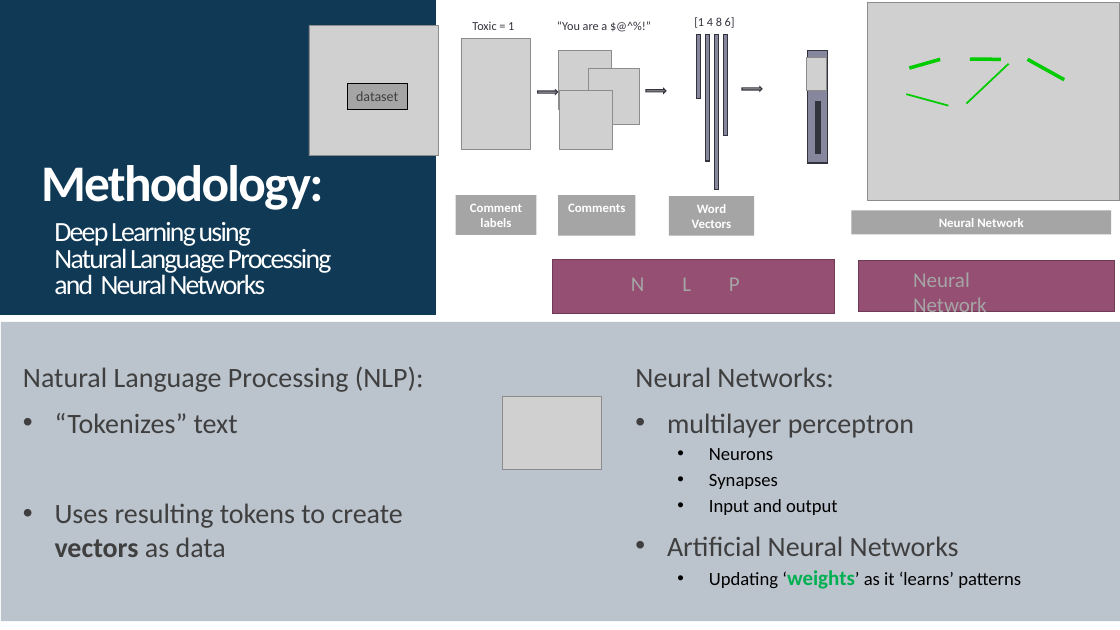
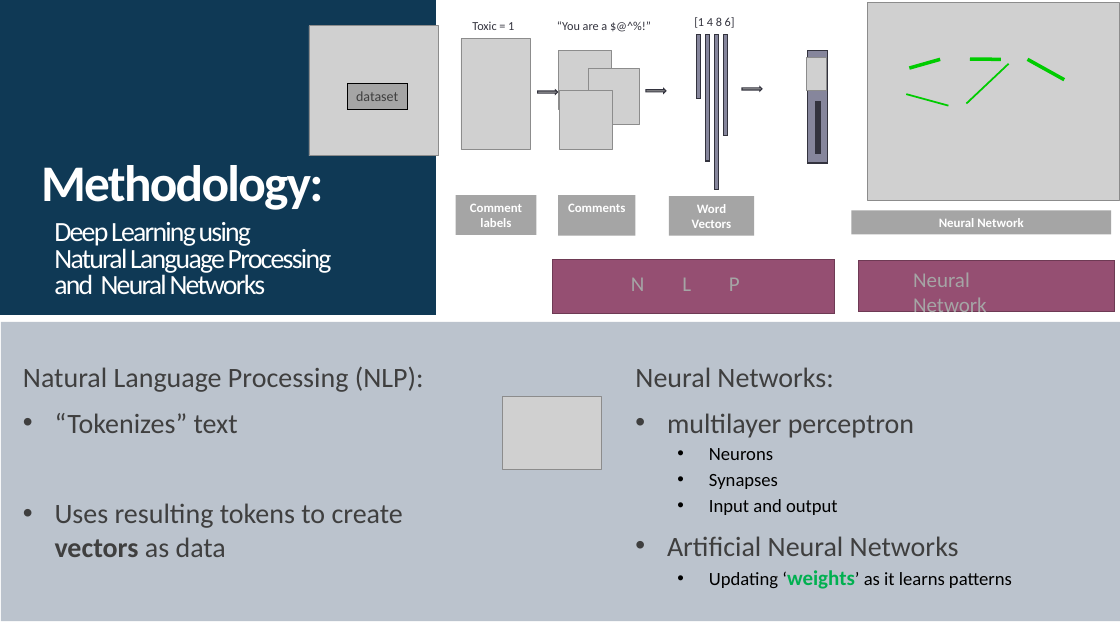
Before and after one commit to andiosika/NLP-to-identify-toxic-or-abusive-language-for-online-conversation-using-Keras-Deep-Learning-Models, a slide deck: slide 6 of NonToxic_Communication.pptx. Drawn at 1120x630 pixels with LibreOffice and Linux fonts; fonts in the diff are those of the drawing; grey boxes stand for pictures. Boxes give left, top, right and bottom in pixels: in the first picture for what was removed or moved away, otherwise in the second. Text is boxed around its words. In the diff, an @@ line names an element or a change of style, - is before the commit and + after.

```diff
--- a/NonToxic_Communication.pptx
+++ b/NonToxic_Communication.pptx
@@ text at [709,570,1012,589]: text changed @@
-  • Updating ‘weights’ as it ‘learns’ patterns
+  • Updating ‘weights’ as it learns patterns
```
Also in this commit, not shown: 1 other file.
